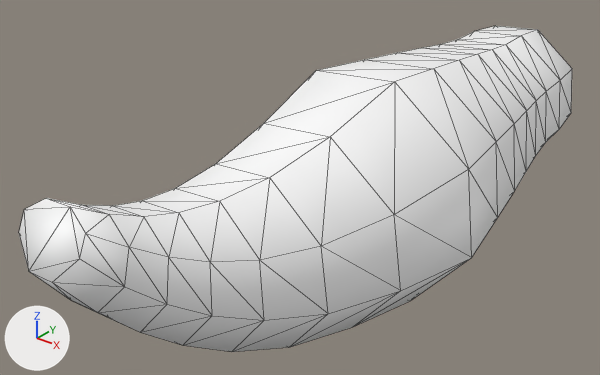
Before and after pictures for a commit that changed the glTF model snake_run_2/level_data/tail.glb.
Rendered twice from a 50 mm lens placed at (1.031, -0.487, 1.519), pointed at (-0.083, 0.906, 0.656). Every picture has the same lights, and +X, +Y and +Z are marked at lower left. The older version comes first. Mesh edges are drawn as thin lines. Where no turn or scale is listed for an object, it has been applied to the vertices. Vertices at exactly the same position are counted once.
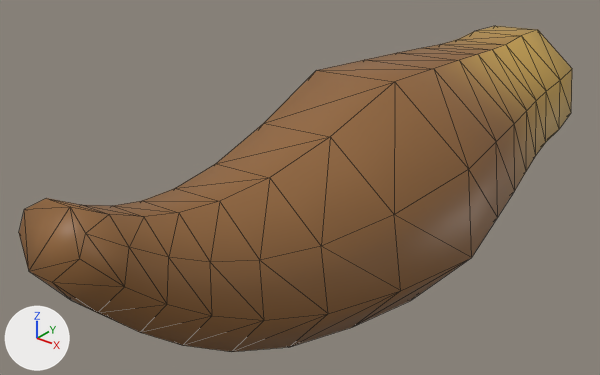
Location of each change, (x1, y1, x2, y2) in pixels of the pictures (600 x 375 px):
'Cube.001', surface changed (white to brown): (19, 26, 572, 352) in both

Diff of the bpy script that builds the scene:
```diff
--- a/snake_run_2/level_data/tail.glb.py
+++ b/snake_run_2/level_data/tail.glb.py
@@ img_source_fox_fox @@
+img_source_fox_fox = load_image('source_fox_Fox', '_unpacked/source_fox_Fox', 128, 128, 'sRGB')
@@ mat_material_001 @@
 mat_material_001 = principled_material('Material.001')
-mat_material_001.base_color = (1.0, 1.0, 1.0)  # white #ffffff
+mat_material_001.texture = img_source_fox_fox
@@ me_cube_003 @@
 me_cube_003.from_pydata(...)  # 121 vertices, 238 faces; spans x -0.23..0.34, y 0.12..1.92, z 0.38..0.95
 # used by ob_cube_001; location = (0.0, 0.002, 0.003)
+# me_cube_003 part 1: 238 kept faces spanning x -0.23..0.34, y 0.12..1.92, z 0.38..0.95 get new texture (UV) coordinates
 me_cube_003.materials.append(mat_material_001)
```
